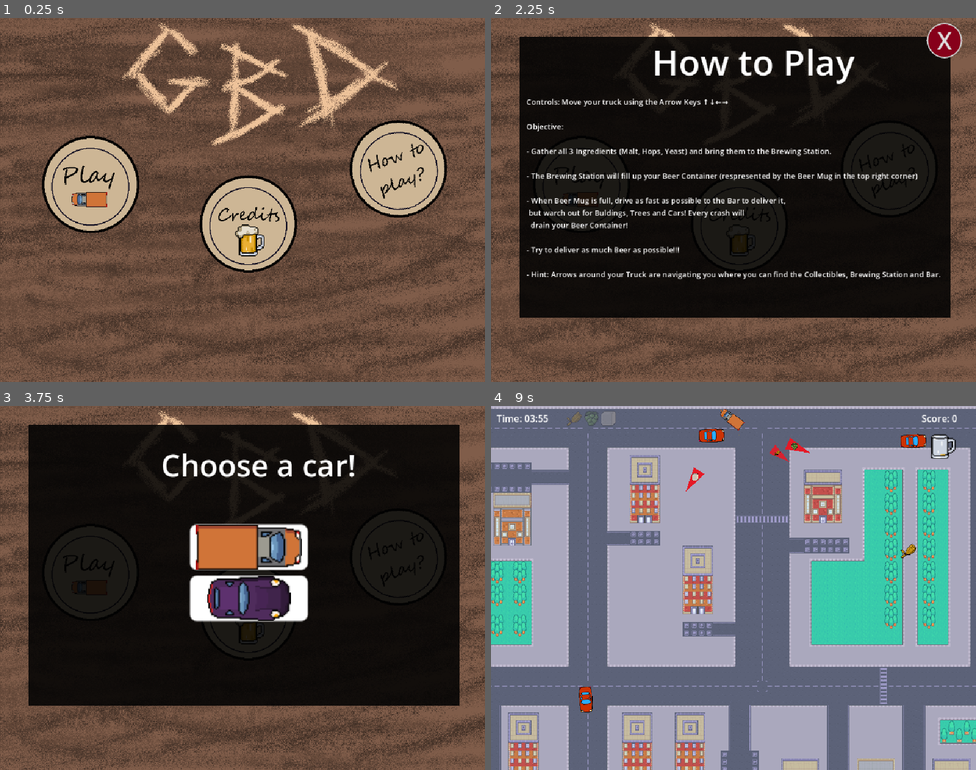
Above: before the commit, frames 1-4 (two rows, left to right).
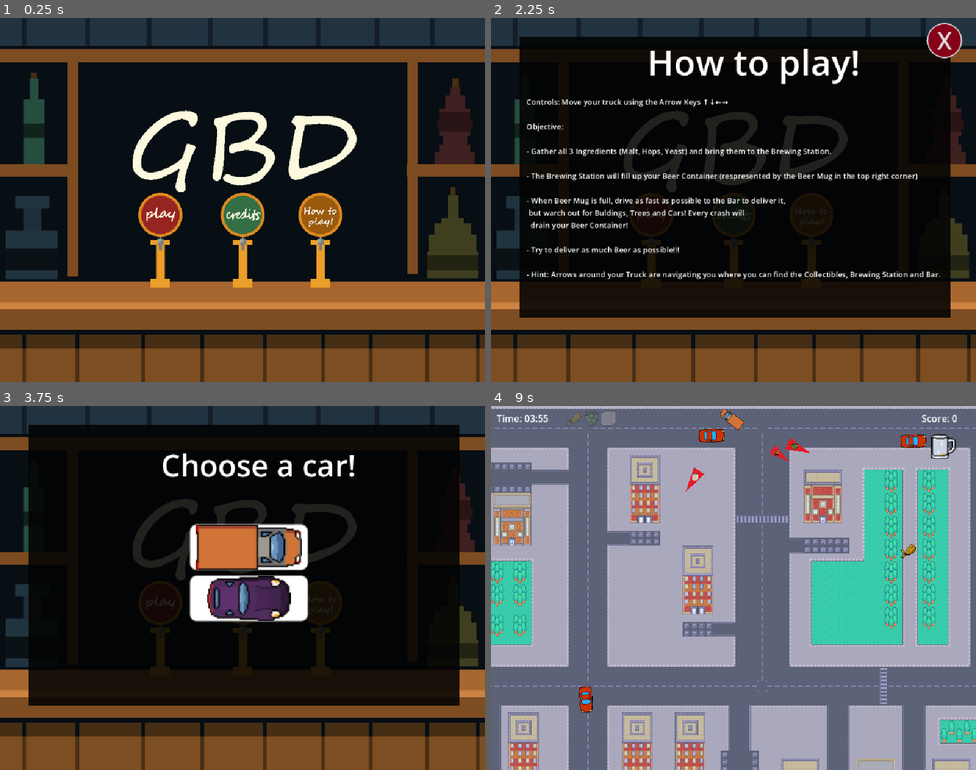
Above: after the commit, the same moments.

Repository: BastianTnd/grand-brew-delivery
Game: Godot game, scene res://Game/MainMenu/main_menu.tscn
Two runs of this game, one before a commit and one after it. Both use one fixed random seed, a clock stepped at 60 frames per second and the inputs below. Sound files missing from this copy of the repository are replaced by a short silence.
Inputs (mouse positions are in pixels of both pictures, inside the frame that each line leads up to; where the layout moved, square brackets give the same spot in the first picture):
- Up to frame 1 (0.25 s): no input
- Up to frame 2 (2.25 s): click (733, 214) [738, 225] at 0.5 s; click "X" at 1.25 s; click (811, 214) [888, 167] at 2 s
- Up to frame 3 (3.75 s): click "X" at 2.75 s; click (160, 602) [92, 573] at 3.5 s
- Up to frame 4 (9 s): click (738, 547) at 4.25 s; hold Right (ui_right) 5.03-5.78 s; hold Down (ui_down) 5.78-6.53 s; hold Right (ui_right) 6.53-7.28 s; hold Up (ui_up) 7.28-8.03 s; hold Left (ui_left) from 8.03 s (still down)

The runs differ from the first frame. In frame 1, 97% of the frame differs, in the area x 0-100%, y 0-100%; in frame 2, 34%; in frame 3, 32%; in frame 4, less than 0.1%.

Commit message:
graphic(MainMenu, EndScreen, HowToPlayMenu, CreditsMenu, CarSelection):
- changed Image

Diff:
--- a/godot_project/Game/CarSelection/car_selection.tscn
+++ b/godot_project/Game/CarSelection/car_selection.tscn
@@ -1,7 +1,7 @@
 [gd_scene format=3 uid="uid://biwhrxib6jgc2"]
 
 [ext_resource type="Script" uid="uid://crbylnauf1v7p" path="res://Game/CarSelection/car_selection.gd" id="1_eauri"]
-[ext_resource type="Texture2D" uid="uid://g5lxe1nduba6" path="res://Game/Titlescreen.png" id="1_tu2qp"]
+[ext_resource type="Texture2D" uid="uid://by4woywdil45" path="res://Game/TitlescreenNew3Buttons.png" id="2_30jog"]
 [ext_resource type="Texture2D" uid="uid://b8n05jrh4p0wl" path="res://Sprites/car-truck4.png" id="2_eauri"]
 [ext_resource type="Texture2D" uid="uid://cdxbuqctcr813" path="res://Sprites/porsche.png" id="3_30jog"]
 
@@ -59,7 +59,7 @@
 layout_mode = 0
 offset_right = 40.0
 offset_bottom = 40.0
-texture = ExtResource("1_tu2qp")
+texture = ExtResource("2_30jog")
 
 [node name="ColorRect" type="ColorRect" parent="." unique_id=923262980]
 layout_mode = 0
--- a/godot_project/Game/CreditsMenu/credits.tscn
+++ b/godot_project/Game/CreditsMenu/credits.tscn
@@ -1,7 +1,7 @@
 [gd_scene format=3 uid="uid://shp4cae7eeep"]
 
 [ext_resource type="Script" uid="uid://so8qi70dwyx8" path="res://Game/CreditsMenu/credits.gd" id="1_dv7vy"]
-[ext_resource type="Texture2D" uid="uid://g5lxe1nduba6" path="res://Game/Titlescreen.png" id="2_4o88n"]
+[ext_resource type="Texture2D" uid="uid://by4woywdil45" path="res://Game/TitlescreenNew3Buttons.png" id="2_4o88n"]
 
 [sub_resource type="StyleBoxFlat" id="StyleBoxFlat_4o88n"]
 bg_color = Color(0.52925295, 0, 0.10279996, 1)
--- a/godot_project/Game/GameOverScreen/GameOverScreen.tscn
+++ b/godot_project/Game/GameOverScreen/GameOverScreen.tscn
@@ -1,9 +1,57 @@
 [gd_scene format=3 uid="uid://bqnvtm4s8icf2"]
 
 [ext_resource type="Script" uid="uid://d11yn4eadl2af" path="res://Game/GameOverScreen/game_over_screen.gd" id="1_klnik"]
+[ext_resource type="Texture2D" uid="uid://ccvble6624v35" path="res://Game/EndScreen.png" id="2_8klc0"]
+
+[sub_resource type="StyleBoxFlat" id="StyleBoxFlat_o8xg6"]
+draw_center = false
+corner_radius_top_left = 100
+corner_radius_top_right = 100
+corner_radius_bottom_right = 100
+corner_radius_bottom_left = 100
+
+[sub_resource type="StyleBoxFlat" id="StyleBoxFlat_8fnlh"]
+bg_color = Color(0.09803922, 0.09803922, 0.09803922, 0.25490198)
+corner_radius_top_left = 100
+corner_radius_top_right = 100
+corner_radius_bottom_right = 100
+corner_radius_bottom_left = 100
+
+[sub_resource type="StyleBoxFlat" id="StyleBoxFlat_ur8h5"]
+bg_color = Color(0.09803922, 0.09803922, 0.09803922, 0.25490198)
+corner_radius_top_left = 100
+corner_radius_top_right = 100
+corner_radius_bottom_right = 100
+corner_radius_bottom_left = 100
+
+[sub_resource type="StyleBoxFlat" id="StyleBoxFlat_8klc0"]
+draw_center = false
+corner_radius_top_left = 100
+corner_radius_top_right = 100
+corner_radius_bottom_right = 100
+corner_radius_bottom_left = 100
+
+[sub_resource type="StyleBoxFlat" id="StyleBoxFlat_8gqo6"]
+bg_color = Color(0.09803922, 0.09803922, 0.09803922, 0.25490198)
+corner_radius_top_left = 100
+corner_radius_top_right = 100
+corner_radius_bottom_right = 100
+corner_radius_bottom_left = 100
+
+[sub_resource type="StyleBoxFlat" id="StyleBoxFlat_x3t0b"]
+bg_color = Color(0.09803922, 0.09803922, 0.09803922, 0.25490198)
+corner_radius_top_left = 100
+corner_radius_top_right = 100
+corner_radius_bottom_right = 100
+corner_radius_bottom_left = 100
 
 [node name="GameOverScreen" type="CanvasLayer" unique_id=1749338835]
 script = ExtResource("1_klnik")
+
+[node name="TextureRect" type="TextureRect" parent="." unique_id=1549492625]
+offset_right = 1024.0
+offset_bottom = 771.0
+texture = ExtResource("2_8klc0")
 
 [node name="ColorRect" type="ColorRect" parent="." unique_id=1022031528]
 anchors_preset = 15
@@ -11,39 +59,41 @@
 anchor_bottom = 1.0
 grow_horizontal = 2
 grow_vertical = 2
-color = Color(0, 0, 0, 1)
+color = Color(0, 0, 0, 0)
 
 [node name="ResultLabel" type="Label" parent="." unique_id=1623214359]
 anchors_preset = 5
 anchor_left = 0.5
 anchor_right = 0.5
-offset_left = -50.5
-offset_top = 150.0
-offset_right = 149.5
-offset_bottom = 190.0
+offset_left = -61.5
+offset_top = 109.0
+offset_right = 138.5
+offset_bottom = 149.0
 grow_horizontal = 2
 text = "Your Score: 0"
 
 [node name="NameInput" type="LineEdit" parent="." unique_id=743288760]
 offset_left = 478.0
-offset_top = 181.0
+offset_top = 144.0
 offset_right = 546.5
-offset_bottom = 212.0
+offset_bottom = 175.0
 max_length = 3
 
 [node name="RestartButton" type="Button" parent="." unique_id=592620627]
-anchors_preset = 8
-anchor_left = 0.5
-anchor_top = 0.5
-anchor_right = 0.5
-anchor_bottom = 0.5
-offset_left = -42.5
-offset_top = -15.5
-offset_right = 42.5
-offset_bottom = 15.5
+anchors_preset = -1
+anchor_left = 0.48800004
+anchor_top = 0.51000005
+anchor_right = 0.48800004
+anchor_bottom = 0.51000005
+offset_left = -123.712036
+offset_top = -20.680054
+offset_right = -29.712036
+offset_bottom = 72.31995
 grow_horizontal = 2
 grow_vertical = 2
-text = "Try Again!"
+theme_override_styles/normal = SubResource("StyleBoxFlat_o8xg6")
+theme_override_styles/pressed = SubResource("StyleBoxFlat_8fnlh")
+theme_override_styles/hover = SubResource("StyleBoxFlat_ur8h5")
 
 [node name="MainMenuButton" type="Button" parent="." unique_id=280395862]
 anchors_preset = 8
@@ -51,13 +101,15 @@
 anchor_top = 0.5
 anchor_right = 0.5
 anchor_bottom = 0.5
-offset_left = -48.0
-offset_top = 36.5
-offset_right = 48.0
-offset_bottom = 67.5
+offset_left = 24.0
+offset_top = -14.0
+offset_right = 118.0
+offset_bottom = 79.0
 grow_horizontal = 2
 grow_vertical = 2
-text = "Main Menu"
+theme_override_styles/normal = SubResource("StyleBoxFlat_8klc0")
+theme_override_styles/pressed = SubResource("StyleBoxFlat_8gqo6")
+theme_override_styles/hover = SubResource("StyleBoxFlat_x3t0b")
 
 [connection signal="pressed" from="RestartButton" to="." method="_on_restart_button_pressed"]
 [connection signal="pressed" from="MainMenuButton" to="." method="_on_main_menu_button_pressed"]
--- a/godot_project/Game/HowToPlayMenu/how_to_play.tscn
+++ b/godot_project/Game/HowToPlayMenu/how_to_play.tscn
@@ -1,7 +1,7 @@
 [gd_scene format=3 uid="uid://dustlfk6nfbuq"]
 
 [ext_resource type="Script" uid="uid://buduagtol513p" path="res://Game/HowToPlayMenu/how_to_play.gd" id="1_2gk6m"]
-[ext_resource type="Texture2D" uid="uid://g5lxe1nduba6" path="res://Game/Titlescreen.png" id="2_62jii"]
+[ext_resource type="Texture2D" uid="uid://by4woywdil45" path="res://Game/TitlescreenNew3Buttons.png" id="2_62jii"]
 
 [sub_resource type="StyleBoxFlat" id="StyleBoxFlat_62jii"]
 bg_color = Color(0.5294118, 0, 0.101960786, 1)
@@ -76,7 +76,7 @@
 [node name="Title" type="Label" parent="MarginContainerTitle/VBoxContainer" unique_id=1436411205]
 layout_mode = 2
 theme_override_font_sizes/font_size = 75
-text = "How to Play"
+text = "How to play!"
 
 [node name="MarginContainerExplanation" type="MarginContainer" parent="." unique_id=1958452869]
 layout_mode = 1
--- a/godot_project/Game/MainMenu/main_menu.tscn
+++ b/godot_project/Game/MainMenu/main_menu.tscn
@@ -1,28 +1,7 @@
 [gd_scene format=3 uid="uid://dgt0l04fc5n87"]
 
 [ext_resource type="Script" uid="uid://cr718xhxvb18p" path="res://Game/MainMenu/main_menu.gd" id="1_38cx4"]
-[ext_resource type="Texture2D" uid="uid://g5lxe1nduba6" path="res://Game/Titlescreen.png" id="2_8c8b4"]
-
-[sub_resource type="StyleBoxFlat" id="StyleBoxFlat_s6luv"]
-draw_center = false
-corner_radius_top_left = 100
-corner_radius_top_right = 100
-corner_radius_bottom_right = 100
-corner_radius_bottom_left = 100
-
-[sub_resource type="StyleBoxFlat" id="StyleBoxFlat_p0buh"]
-bg_color = Color(0.09803922, 0.09803922, 0.09803922, 0.25490198)
-corner_radius_top_left = 100
-corner_radius_top_right = 100
-corner_radius_bottom_right = 100
-corner_radius_bottom_left = 100
-
-[sub_resource type="StyleBoxFlat" id="StyleBoxFlat_y18uc"]
-bg_color = Color(0.09803922, 0.09803922, 0.09803922, 0.25490198)
-corner_radius_top_left = 100
-corner_radius_top_right = 100
-corner_radius_bottom_right = 100
-corner_radius_bottom_left = 100
+[ext_resource type="Texture2D" uid="uid://by4woywdil45" path="res://Game/TitlescreenNew3Buttons.png" id="2_8c8b4"]
 
 [sub_resource type="StyleBoxFlat" id="StyleBoxFlat_052h3"]
 draw_center = false
@@ -54,10 +33,34 @@
 
 [sub_resource type="StyleBoxFlat" id="StyleBoxFlat_2lp7i"]
 bg_color = Color(0.09803922, 0.09803922, 0.09803922, 0.25490198)
-draw_center = false
+corner_radius_top_left = 100
+corner_radius_top_right = 100
+corner_radius_bottom_right = 100
+corner_radius_bottom_left = 100
 
 [sub_resource type="StyleBoxFlat" id="StyleBoxFlat_8c8b4"]
 bg_color = Color(0.0965974, 0.0965974, 0.0965974, 0.25490198)
+corner_radius_top_left = 100
+corner_radius_top_right = 100
+corner_radius_bottom_right = 100
+corner_radius_bottom_left = 100
+
+[sub_resource type="StyleBoxFlat" id="StyleBoxFlat_s6luv"]
+draw_center = false
+corner_radius_top_left = 100
+corner_radius_top_right = 100
+corner_radius_bottom_right = 100
+corner_radius_bottom_left = 100
+
+[sub_resource type="StyleBoxFlat" id="StyleBoxFlat_p0buh"]
+bg_color = Color(0.09803922, 0.09803922, 0.09803922, 0.25490198)
+corner_radius_top_left = 100
+corner_radius_top_right = 100
+corner_radius_bottom_right = 100
+corner_radius_bottom_left = 100
+
+[sub_resource type="StyleBoxFlat" id="StyleBoxFlat_y18uc"]
+bg_color = Color(0.09803922, 0.09803922, 0.09803922, 0.25490198)
 corner_radius_top_left = 100
 corner_radius_top_right = 100
 corner_radius_bottom_right = 100
@@ -97,36 +100,36 @@
 size_flags_horizontal = 4
 theme_override_constants/separation = 20
 
-[node name="Play" type="Button" parent="." unique_id=1367522581]
-layout_mode = 0
-offset_left = 92.0
-offset_top = 252.0
-offset_right = 291.0
-offset_bottom = 451.0
-theme_override_styles/normal = SubResource("StyleBoxFlat_s6luv")
-theme_override_styles/pressed = SubResource("StyleBoxFlat_p0buh")
-theme_override_styles/hover = SubResource("StyleBoxFlat_y18uc")
-
 [node name="Credits" type="Button" parent="." unique_id=1556261744]
 layout_mode = 0
-offset_left = 426.0
-offset_top = 335.0
-offset_right = 626.0
-offset_bottom = 536.0
+offset_left = 465.0
+offset_top = 369.0
+offset_right = 561.0
+offset_bottom = 463.0
 theme_override_styles/normal = SubResource("StyleBoxFlat_052h3")
 theme_override_styles/pressed = SubResource("StyleBoxFlat_5g5lb")
 theme_override_styles/hover = SubResource("StyleBoxFlat_trxfs")
 
 [node name="HowToPlay" type="Button" parent="." unique_id=2014154106]
 layout_mode = 0
-offset_left = 738.0
-offset_top = 216.0
-offset_right = 945.0
-offset_bottom = 421.0
+offset_left = 628.0
+offset_top = 370.0
+offset_right = 724.0
+offset_bottom = 462.0
 theme_override_styles/normal = SubResource("StyleBoxFlat_57bh4")
 theme_override_styles/pressed = SubResource("StyleBoxFlat_2lp7i")
 theme_override_styles/hover = SubResource("StyleBoxFlat_8c8b4")
 
-[connection signal="pressed" from="Play" to="." method="_on_play_pressed"]
+[node name="Play" type="Button" parent="." unique_id=1367522581]
+layout_mode = 0
+offset_left = 291.0
+offset_top = 370.0
+offset_right = 385.0
+offset_bottom = 461.0
+theme_override_styles/normal = SubResource("StyleBoxFlat_s6luv")
+theme_override_styles/pressed = SubResource("StyleBoxFlat_p0buh")
+theme_override_styles/hover = SubResource("StyleBoxFlat_y18uc")
+
 [connection signal="pressed" from="Credits" to="." method="_on_credits_pressed"]
 [connection signal="pressed" from="HowToPlay" to="." method="_on_how_to_play_pressed"]
+[connection signal="pressed" from="Play" to="." method="_on_play_pressed"]
--- a/godot_project/Map/map.tscn
+++ b/godot_project/Map/map.tscn
@@ -505,6 +505,8 @@
 
 [sub_resource type="TileMapPattern" id="TileMapPattern_86j4t"]
 tile_data = PackedInt32Array(0, 0, 3, 65536, 0, 4, 131072, 0, 4, 196608, 0, 5, 262144, 1114112, 2, 327680, 1114112, 6,  …(563 unchanged characters)…
+
+[sub_resource type="PhysicsMaterial" id="PhysicsMaterial_ro55w"]
 
 [sub_resource type="TileSetAtlasSource" id="TileSetAtlasSource_6yc6o"]
 texture = ExtResource("2_njngi")
@@ -1138,6 +1140,8 @@
 
 [sub_resource type="TileSet" id="TileSet_86j4t"]
 physics_layer_0/collision_layer = 1
+physics_layer_0/collision_priority = 0.05
+physics_layer_0/physics_material = SubResource("PhysicsMaterial_ro55w")
 custom_data_layer_0/name = "type"
 custom_data_layer_0/type = 4
 sources/0 = SubResource("TileSetAtlasSource_6yc6o")
--- a/godot_project/Player/player.tscn
+++ b/godot_project/Player/player.tscn
@@ -28,11 +28,13 @@
 scale_curve = SubResource("CurveTexture_btcbx")
 color = Color(0.4149491, 0.4149491, 0.4149491, 1)
 
-[sub_resource type="RectangleShape2D" id="RectangleShape2D_hvfyp"]
-size = Vector2(29, 69)
+[sub_resource type="CapsuleShape2D" id="CapsuleShape2D_4ntmi"]
+radius = 13.571427
+height = 67.14285
 
-[sub_resource type="RectangleShape2D" id="RectangleShape2D_4ntmi"]
-size = Vector2(29, 68)
+[sub_resource type="CapsuleShape2D" id="CapsuleShape2D_btcbx"]
+radius = 12.8571415
+height = 67.14285
 
 [sub_resource type="Gradient" id="Gradient_4ntmi"]
 offsets = PackedFloat32Array(0.22131148, 1)
@@ -64,6 +66,7 @@
 color_ramp = SubResource("GradientTexture1D_4ntmi")
 
 [node name="Player" type="CharacterBody2D" unique_id=282871353]
+safe_margin = 0.18
 script = ExtResource("1_4ntmi")
 
 [node name="GrassParticles" type="GPUParticles2D" parent="." unique_id=1811273299]
@@ -87,7 +90,7 @@
 position = Vector2(0.5, 0.5)
 rotation = 1.5707964
 scale = Vector2(0.7, 0.7)
-shape = SubResource("RectangleShape2D_hvfyp")
+shape = SubResource("CapsuleShape2D_4ntmi")
 
 [node name="Camera2D" type="Camera2D" parent="." unique_id=229678205]
 limit_left = -1000
@@ -103,7 +106,7 @@
 position = Vector2(0.5, 1)
 rotation = 1.5707964
 scale = Vector2(0.7, 0.7)
-shape = SubResource("RectangleShape2D_4ntmi")
+shape = SubResource("CapsuleShape2D_btcbx")
 
 [node name="ImpactParticles" type="GPUParticles2D" parent="." unique_id=1782794476]
 position = Vector2(-75, -16)
Binary file added: godot_project/Game/EndScreen.png
Not shown, added: godot_project/Game/EndScreen.png.import
Binary file added: godot_project/Game/TitlescreenNew3Buttons.png
Not shown, added: godot_project/Game/TitlescreenNew3Buttons.png.import
